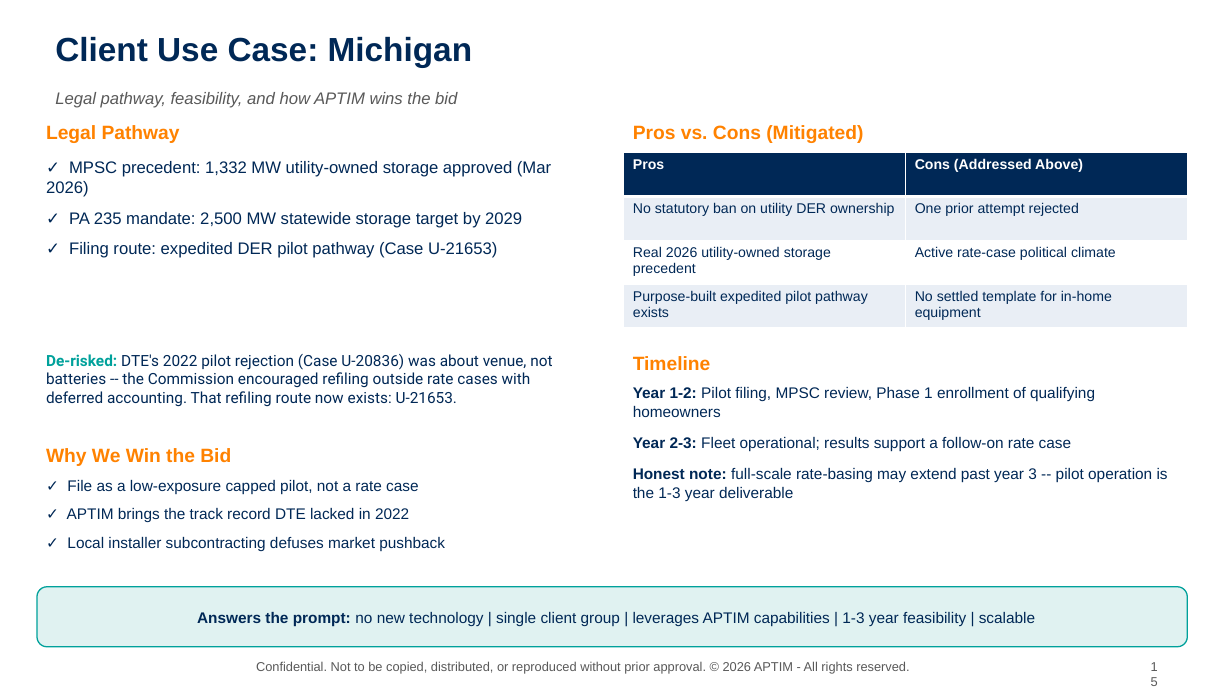
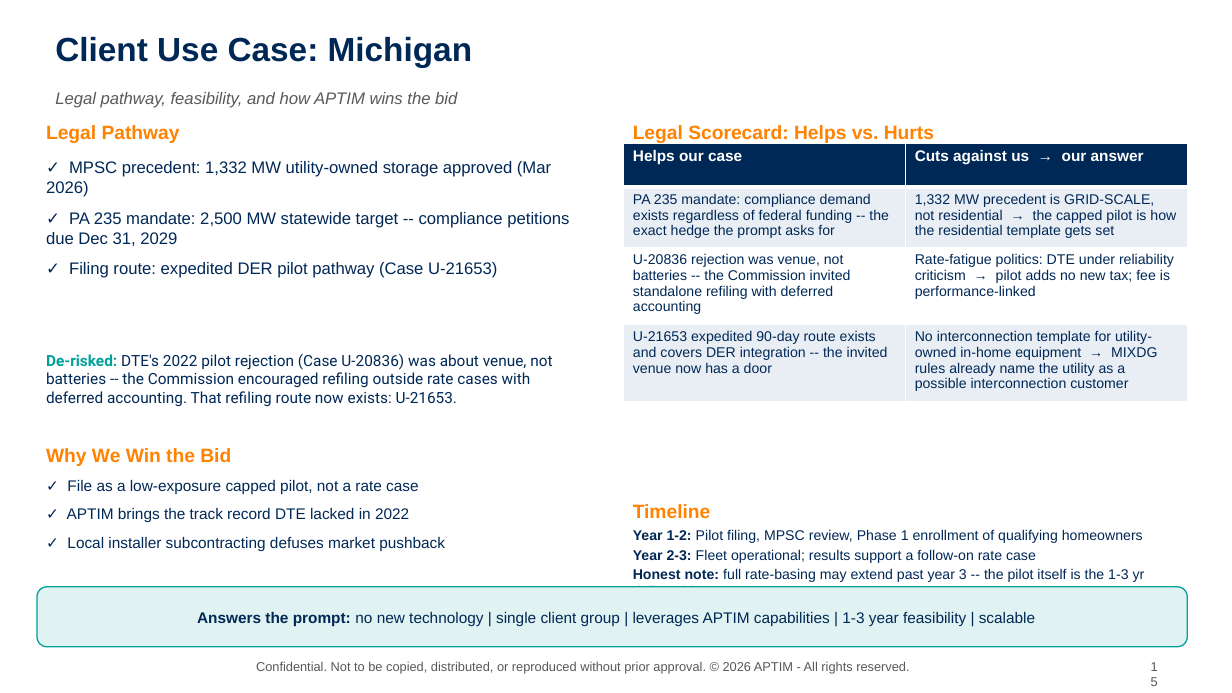
Before and after one commit to graseeuh/HERMES, a slide deck: slide 15 of Group_1_STRIVE_Presentation.pptx. Drawn at 1232x693 pixels with LibreOffice and Linux fonts; fonts in the diff are those of the drawing; background and template pictures are left out. Boxes give left, top, right and bottom in pixels: in the first picture for what was removed or moved away, otherwise in the second. Text is boxed around its words. In the diff, an @@ line names an element or a change of style, - is before the commit and + after.

```diff
--- a/Group_1_STRIVE_Presentation.pptx
+++ b/Group_1_STRIVE_Presentation.pptx
@@ table at box(624, 143, 1188, 395) @@
-row 1, column 1: Pros
+row 1, column 1: Helps our case
-row 1, column 2: Cons (Addressed Above)
+row 1, column 2: Cuts against us → our answer
-row 2, column 1: No statutory ban on utility DER ownership
+row 2, column 1: PA 235 mandate: compliance demand exists regardless of federal funding -- the exact hedge the prompt asks for
-row 2, column 2: One prior attempt rejected
+row 2, column 2: 1,332 MW precedent is GRID-SCALE, not residential → the capped pilot is how the residential template gets set
-row 3, column 1: Real 2026 utility-owned storage precedent
+row 3, column 1: U-20836 rejection was venue, not batteries -- the Commission invited standalone refiling with deferred accounting
-row 3, column 2: Active rate-case political climate
+row 3, column 2: Rate-fatigue politics: DTE under reliability criticism → pilot adds no new tax; fee is performance-linked
-row 4, column 1: Purpose-built expedited pilot pathway exists
+row 4, column 1: U-21653 expedited 90-day route exists and covers DER integration -- the invited venue now has a door
-row 4, column 2: No settled template for in-home equipment
+row 4, column 2: No interconnection template for utility-owned in-home equipment → MIXDG rules already name the utility as a possible interconnection customer
@@ table: place and size @@
-table at box(624, 152, 1188, 328)
+table at box(624, 143, 1188, 395)
@@ text at box(633, 125, 934, 143): text changed @@
-Pros vs. Cons (Mitigated)
+Legal Scorecard: Helps vs. Hurts
@@ text at box(46, 212, 569, 246): text changed @@
-✓ PA 235 mandate: 2,500 MW statewide storage target by 2029
+✓ PA 235 mandate: 2,500 MW statewide target -- compliance petitions due Dec 31, 2029
@@ text "Timeline": place and size @@
-text "Timeline" at box(633, 356, 711, 370)
+text "Timeline" at box(633, 504, 711, 518)
@@ text "Year 1-2: Pilot filing, MPSC ...": place and size @@
-text "Year 1-2: Pilot filing, MPSC ..." at box(633, 387, 1168, 501)
+text "Year 1-2: Pilot filing, MPSC ..." at box(633, 529, 1145, 588)
@@ text at box(633, 529, 1143, 563): size 12 to 11 pt in "Year 1-2: Pilot filing, MPSC review, Phase ...", "Year 2-3: Fleet operational; results support a ..."; less space between paragraphs @@
@@ text at box(633, 568, 1145, 588): text changed; size 12 to 11 pt @@
-Honest note: full-scale rate-basing may extend past year 3 -- pilot operation is the 1-3 year deliverable
+Honest note: full rate-basing may extend past year 3 -- the pilot itself is the 1-3 yr deliverable
```
Also in this commit, not shown: 1 other slide changed.
